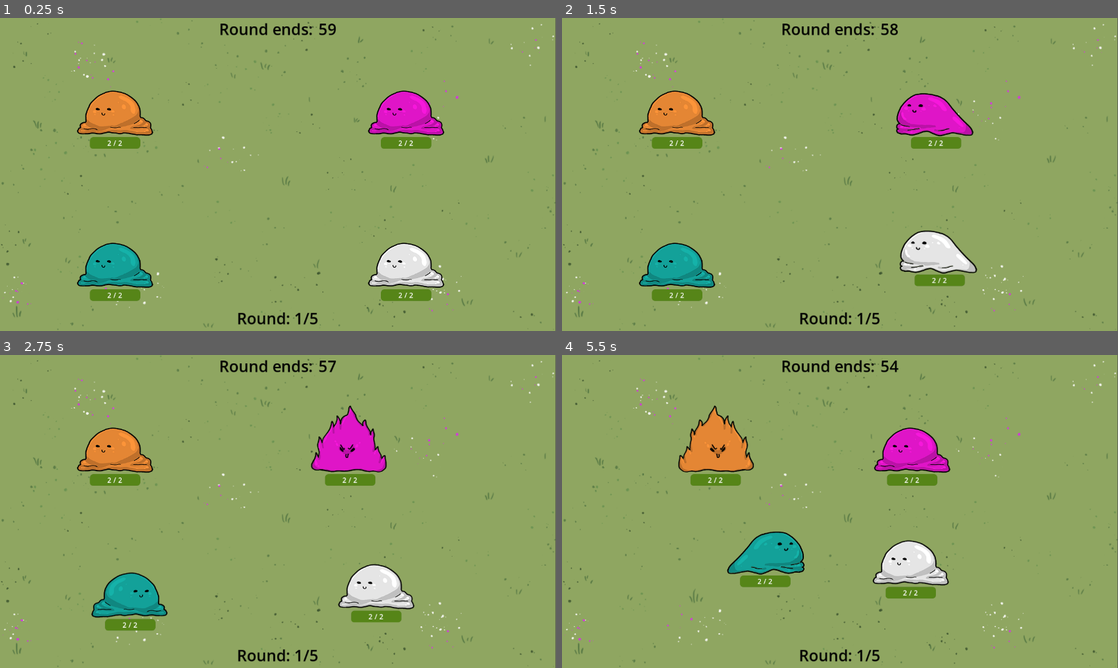
Above: before the commit, frames 1-4 (two rows, left to right).
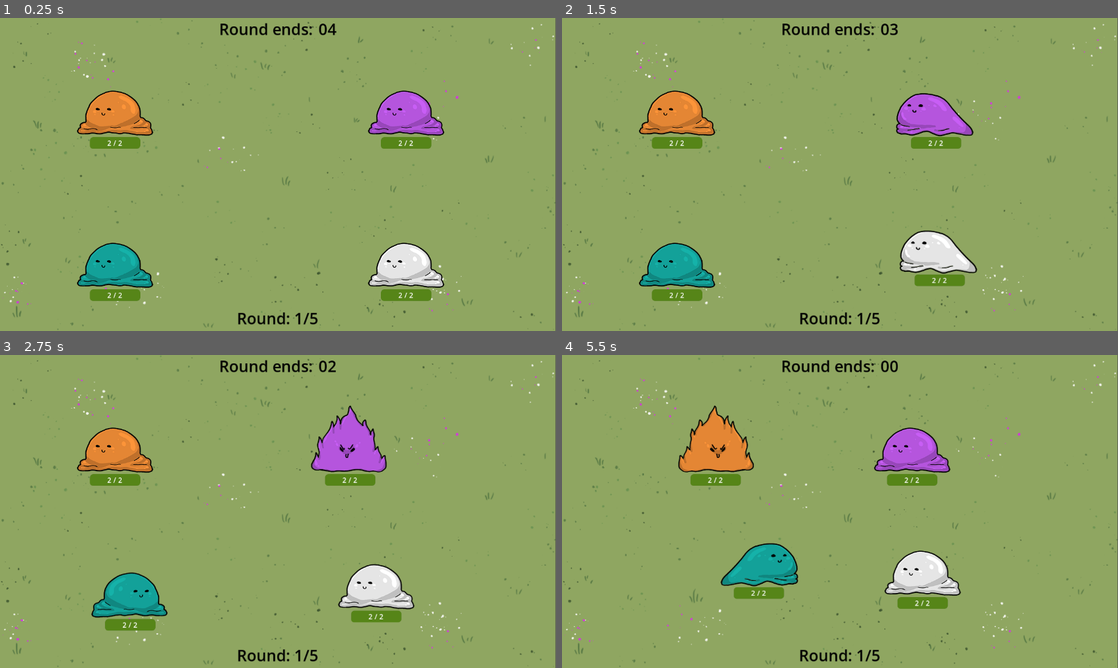
Above: after the commit, the same moments.

Repository: Galitie/mini-tyler-games
Game: Godot game, scene res://tylermon/tylermon.tscn
Same seed, same stepped clock (60 frames per second), same inputs: the game is played once before the commit and once after it. This scene is started directly instead of the project's main scene.
Inputs (mouse positions are in pixels of both pictures, inside the frame that each line leads up to):
- Up to frame 1 (0.25 s): no input
- Up to frame 2 (1.5 s): tap Enter (start) at 0.5, 1.35 s; move the mouse to (962, 158) at 0.52 s; hold Enter (start) 0.53-1.28 s; hold Right (move_piece_right) from 0.53 s (still down); tap Space (jump) at 0.77 s; move the mouse to (728, 190) at 1.27 s
- Up to frame 3 (2.75 s): tap Space (jump) at 1.52 s; move the mouse to (333, 442) at 2.02 s; release Right (move_piece_right) at 2.03 s; hold A (move_left) from 2.03 s (still down); hold Enter (start) from 2.03 s (still down)
- Up to frame 4 (5.5 s): move the mouse to (812, 574) at 2.77 s; release A (move_left) at 2.78 s; release Enter (start) at 2.78 s; hold Right (move_piece_right) 2.78-4.28 s; tap Enter (start) at 2.85, 4.35 s; tap Space (jump) at 3.02, 3.77, 4.52 s; move the mouse to (1006, 558) at 3.52 s; hold Enter (start) 3.53-4.28 s; move the mouse to (673, 464) at 4.27 s; hold A (move_left) 4.28-5.03 s; move the mouse to (867, 511) at 5.02 s; hold Right (move_piece_right) from 5.03 s (still down); hold Enter (start) from 5.03 s (still down)

The runs differ from the first frame. In frame 1, 1.3% of the frame differs, in the area x 57-80%, y 1-38%; in frame 2, 1.2%; in frame 3, 1.6%; in frame 4, 4.8%, in the area x 28-72%, y 1-82%.
Error in both runs: Cannot call method 'get_node' on a null value. (res://tylermon/tylermon.gd:39)

Commit message:
Added elements graph

Diff:
--- a/tylermon/tylermon.tscn
+++ b/tylermon/tylermon.tscn
@@ -6,12 +6,13 @@
 [ext_resource type="PackedScene" uid="uid://cyyxc3uqqve2m" path="res://tylermon/upgrade_menu.tscn" id="4_03my5"]
 [ext_resource type="Script" path="res://tylermon/player.gd" id="5_uxsio"]
 [ext_resource type="PackedScene" uid="uid://cb7lwc1cg6d5c" path="res://tylermon/command_menu.tscn" id="6_8kvd3"]
+[ext_resource type="Texture2D" uid="uid://do7rmo5v127b4" path="res://tylermon/background/elements.png" id="6_urw4u"]
 [ext_resource type="PackedScene" uid="uid://io2r0wxux8x6" path="res://tylermon/transition_ui.tscn" id="7_4dfmu"]
 
 [node name="tylermon" type="Node2D"]
 scale = Vector2(0.998899, 1.00798)
 script = ExtResource("1_66guv")
-fight_length = 60
+fight_length = 5
 upgrade_length = 60
 max_rounds = 5
 
@@ -128,7 +129,7 @@
 
 [node name="mon2" parent="upgrade_ui/margin/GridContainer/upgrade_menu2/player1" instance=ExtResource("2_yelk2")]
 position = Vector2(934, 212)
-custom_color = Color(0.972549, 0.0941176, 0.866667, 1)
+custom_color = Color(0.788235, 0.372549, 0.964706, 1)
 
 [node name="upgrade_menu3" parent="upgrade_ui/margin/GridContainer" instance=ExtResource("4_03my5")]
 layout_mode = 2
@@ -149,6 +150,10 @@
 [node name="mon4" parent="upgrade_ui/margin/GridContainer/upgrade_menu4/player3" instance=ExtResource("2_yelk2")]
 position = Vector2(934, 562)
 custom_color = Color(1, 1, 1, 1)
+
+[node name="Sprite2D" type="Sprite2D" parent="upgrade_ui"]
+position = Vector2(618.681, 334.332)
+texture = ExtResource("6_urw4u")
 
 [node name="command_ui" type="Control" parent="."]
 visible = false
--- a/tylermon/upgrade_menu.gd
+++ b/tylermon/upgrade_menu.gd
@@ -25,7 +25,7 @@
 var hp_desc = "+2 max mon health"
 var str_desc = "Mon's attacks do more damage"
 var int_desc = "Mon is more likely to make good decisions"
-var type_desc = "Change mon's element to WATER, FIRE or EARTH"
+var type_desc = "Change mon's element to WATER, FIRE or GRASS"
 var gamble_desc = "Who knows?! Hint: The more you are losing the luckier you are!"
 
 
@@ -48,6 +48,7 @@
 		mon.health_label.text = str(mon.max_health)
 		mon.max_health_label.text = str(mon.max_health)
 		vp.text = str(player.wins)
+
 
 func get_mon():
 	mon = get_child(1).get_child(0)
@@ -112,7 +113,7 @@
 
 func gamble():
 	var random_num = randi_range(0, 7)
-	random_num += player.current_place
+	random_num += player.current_place - 1
 	if random_num < 0:
 		random_num = 0
 	match random_num:
Binary file added: tylermon/background/elements.png
Not shown, added: tylermon/background/elements.png.import
Not shown: 1 places in tylermon/tylermon.tscn that only renumber resources
